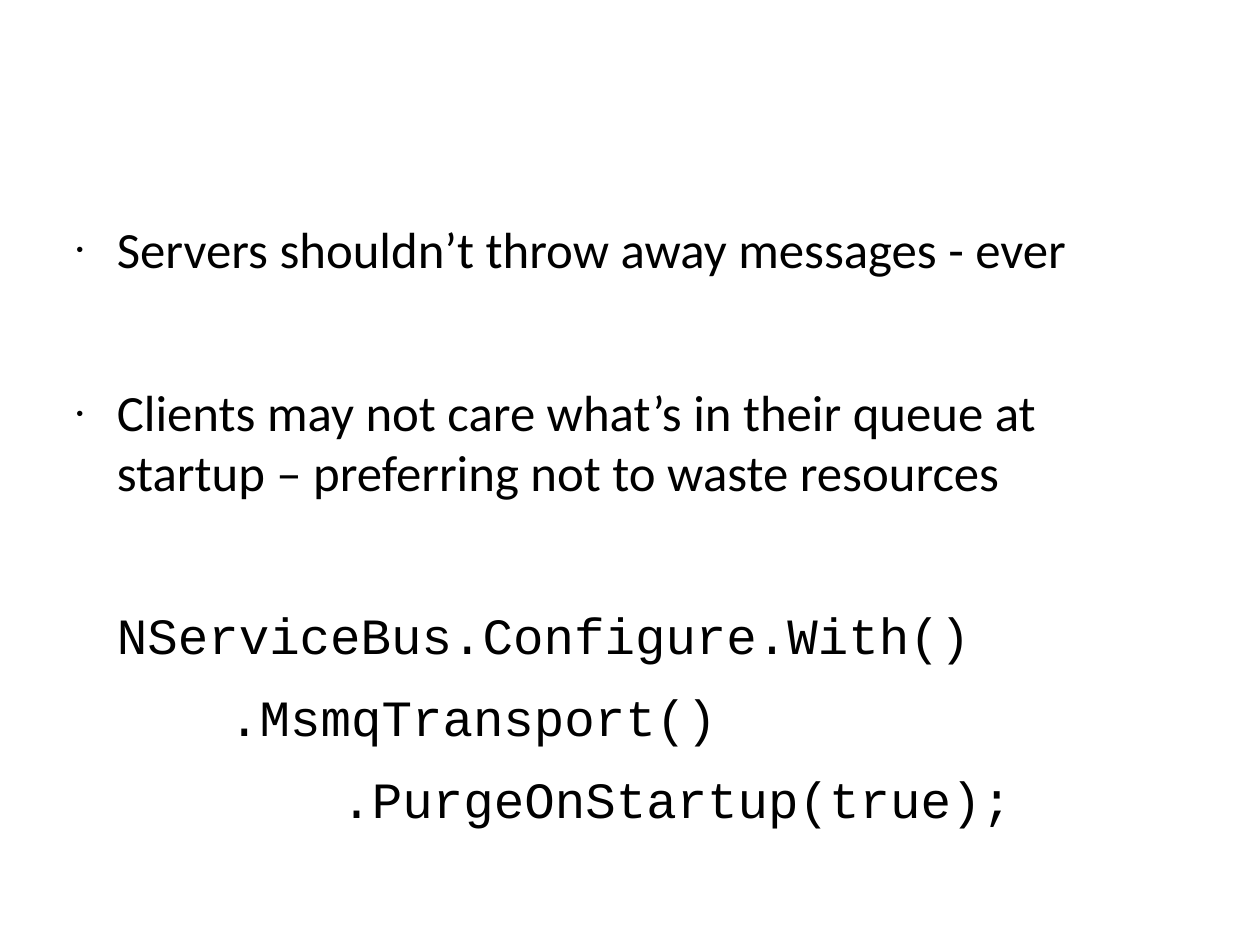
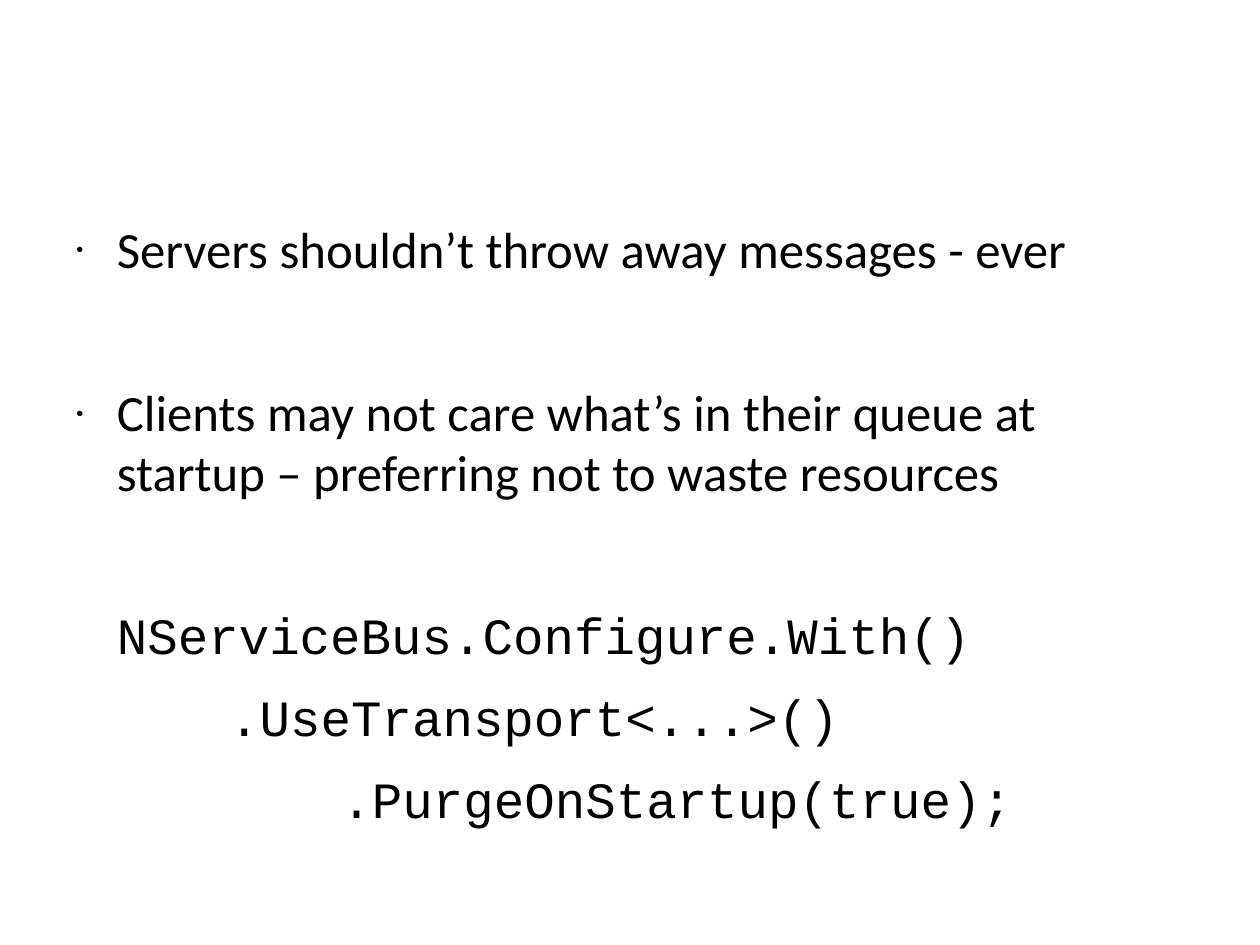
Before and after one commit to Particular/Course.Slides, a slide deck: slide 78 of EnterpriseDevelopmentWithNServiceBus.pptx. Drawn at 1260x945 pixels with LibreOffice and Linux fonts; fonts in the diff are those of the drawing; background and template pictures are left out. Boxes give left, top, right and bottom in pixels: in the first picture for what was removed or moved away, otherwise in the second. Text is boxed around its words. In the diff, an @@ line names an element or a change of style, - is before the commit and + after.

```diff
--- a/EnterpriseDevelopmentWithNServiceBus.pptx
+++ b/EnterpriseDevelopmentWithNServiceBus.pptx
@@ text at (x1=229, y1=699, x2=839, y2=747): text changed @@
-.MsmqTransport()
+.UseTransport<...>()
```
Also in this commit, not shown: 1 other slide changed.
